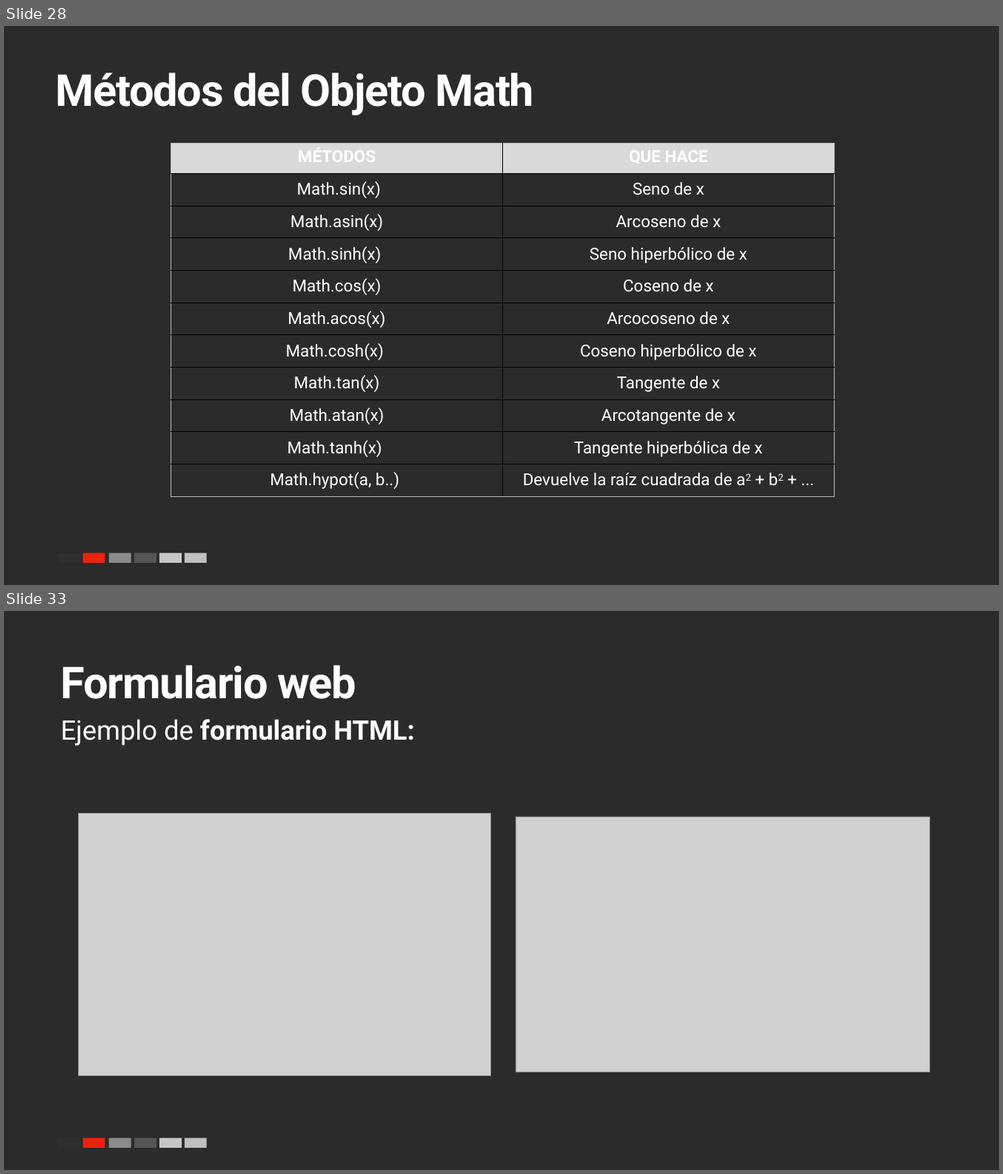
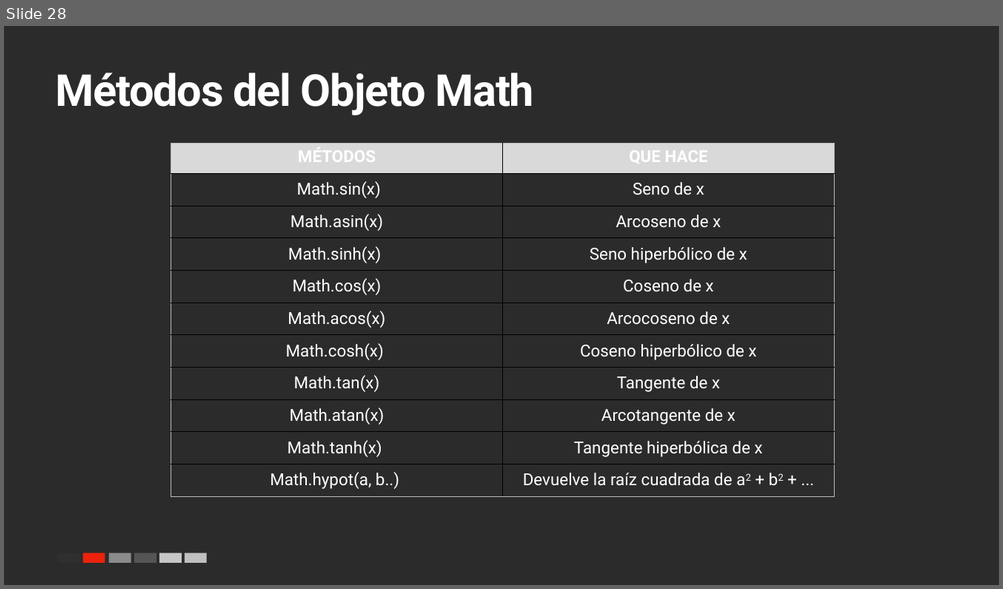
Before and after one commit to emaravi/DEW, a slide deck: sesion02/S02- HTML y JS.pptx. Shown one above the other, each under a label of ours: slides 28 and 33 before the commit, slide 28 after it; the slides between them are not shown. The pictures are 1003x1174 and 1003x589 pixels, drawn with LibreOffice and Linux fonts; fonts in the diff are those of the drawing; grey boxes stand for pictures; background and template pictures are left out; a plain dark background stands for a picture behind light text. Boxes give left, top, right and bottom in pixels: in the first picture for what was removed or moved away, otherwise in the second. Text is boxed around its words. In the diff, an @@ line names an element or a change of style, - is before the commit and + after.

```diff
--- a/sesion02/S02- HTML y JS.pptx
+++ b/sesion02/S02- HTML y JS.pptx
@@ slide 33 removed at (4, 611, 999, 1170), background picture (left out); not listed: 6 template elements that a slide beside it also shows @@
@@ title removed at (61, 665, 356, 699) @@
-Formulario web
@@ text removed at (61, 719, 414, 746) @@
-Ejemplo de formulario HTML:
@@ picture removed at (78, 813, 490, 1076) @@
@@ picture removed at (515, 817, 929, 1072) @@
```
Also in this commit, not shown: 18 other slides removed, 1 other file.
